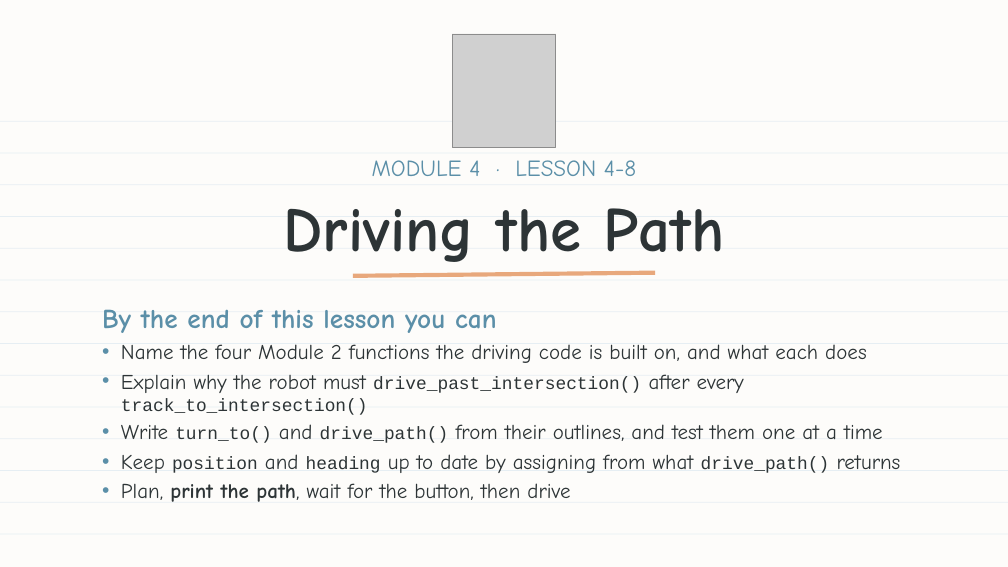
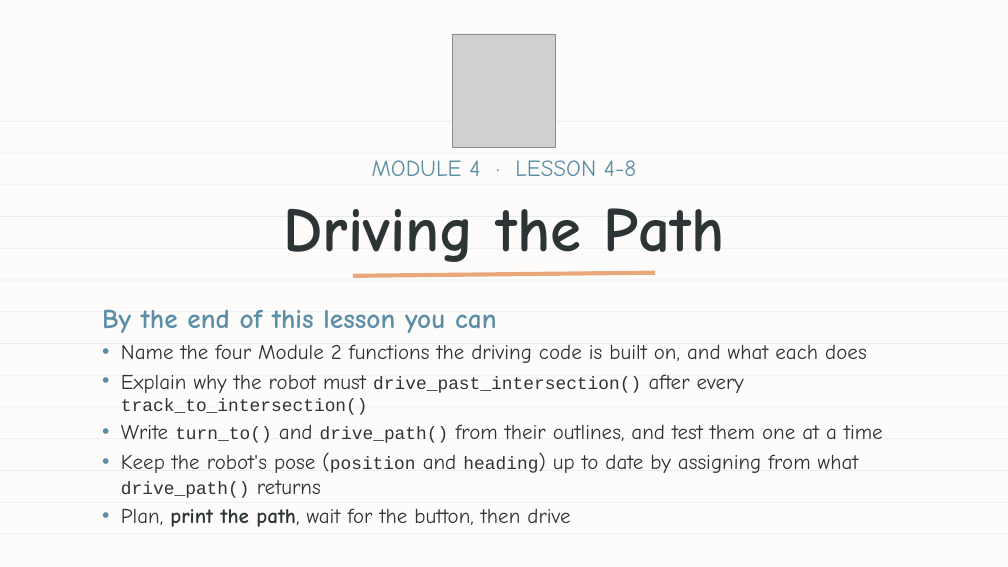
Before and after one commit to bradamiller/LearningPython, a slide deck: slide 1 of static/slides/module-04-manhattan/module-4-lesson-08-driving-the-path.pptx. Drawn at 1008x567 pixels with LibreOffice and Linux fonts; fonts in the diff are those of the drawing; grey boxes stand for pictures. Boxes give left, top, right and bottom in pixels: in the first picture for what was removed or moved away, otherwise in the second. Text is boxed around its words. In the diff, an @@ line names an element or a change of style, - is before the commit and + after.

```diff
--- a/static/slides/module-04-manhattan/module-4-lesson-08-driving-the-path.pptx
+++ b/static/slides/module-04-manhattan/module-4-lesson-08-driving-the-path.pptx
@@ text at box(121, 454, 859, 498): text changed @@
-• Keep position and heading up to date by assigning from what drive_path() returns
+• Keep the robot's pose (position and heading) up to date by assigning from what drive_path() returns
```
Also in this commit, not shown: 2 other slides changed, 21 other files.
